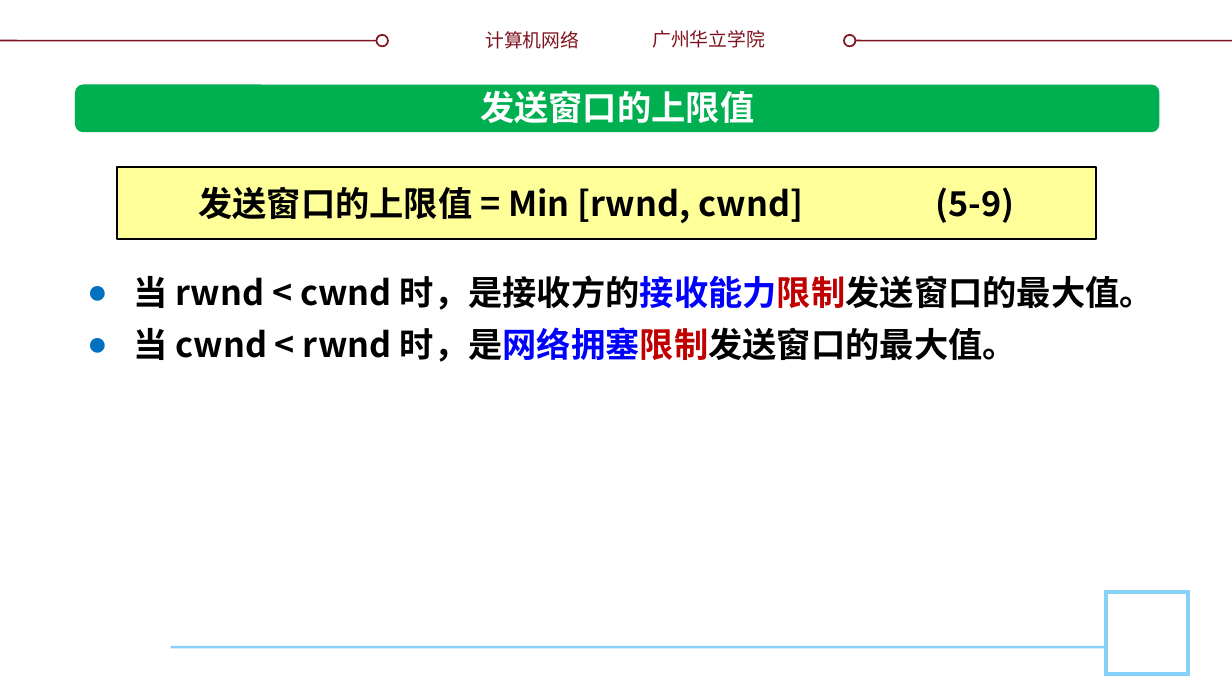
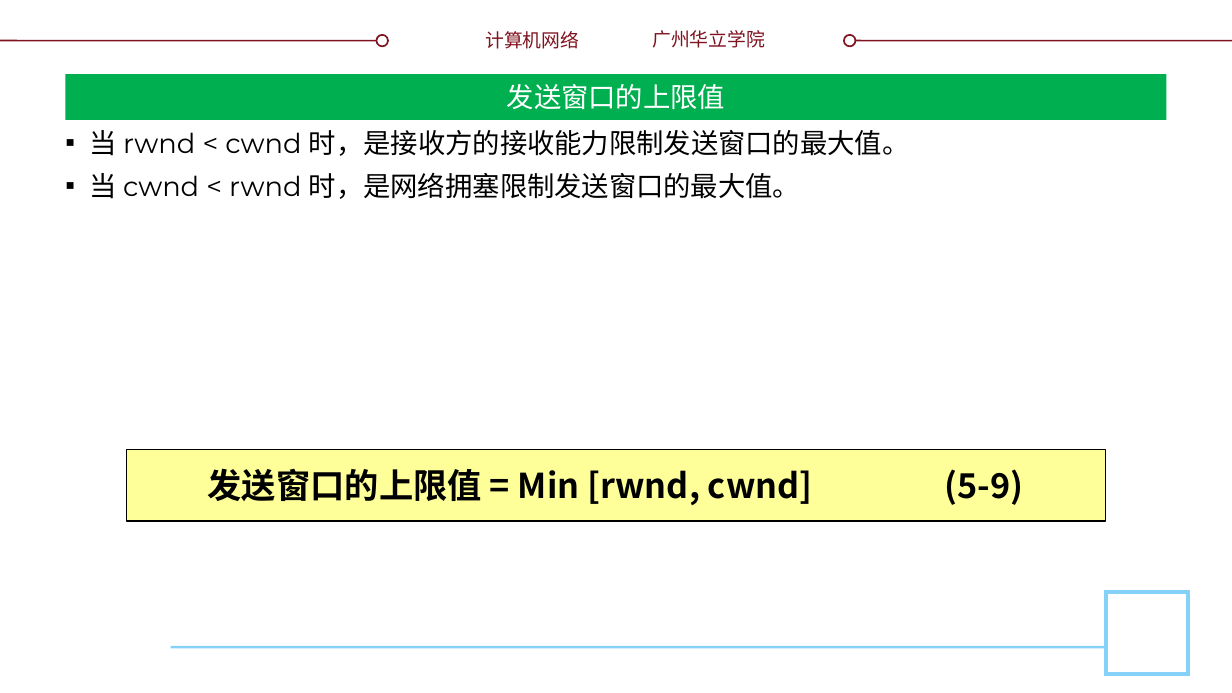
Before and after one commit to glplaman/glplaman.github.io, a slide deck: slide 175 of network/ppt/chap5.pptx. Drawn at 1232x693 pixels with LibreOffice and Linux fonts; fonts in the diff are those of the drawing; background and template pictures are left out. Boxes give left, top, right and bottom in pixels: in the first picture for what was removed or moved away, otherwise in the second. Text is boxed around its words. In the diff, an @@ line names an element or a change of style, - is before the commit and + after.

```diff
--- a/network/ppt/chap5.pptx
+++ b/network/ppt/chap5.pptx
@@ title "发送窗口的上限值": place and size @@
-title "发送窗口的上限值" at (480, 90, 754, 123)
+title "发送窗口的上限值" at (65, 74, 1167, 120)
@@ title "发送窗口的上限值" at (65, 74, 1167, 120): size 20 to 16 pt, font Noto Sans CJK SC to Montserrat, bold off; vertical alignment top to middle; fill none to #00B050 @@
@@ rounded rectangle removed at (75, 85, 1159, 133) @@
@@ text "当 rwnd < cwnd 时，是接收方的接收能力限制发送窗口的最大值。": place and size @@
-text "当 rwnd < cwnd 时，是接收方的接收能力限制发送窗口的最大值。" at (133, 275, 1154, 362)
+text "当 rwnd < cwnd 时，是接收方的接收能力限制发送窗口的最大值。" at (90, 130, 910, 199)
@@ text "当 rwnd < cwnd 时，是接收方的接收能力限制发送窗口的最大值。" at (90, 130, 910, 199): size 20 to 16 pt, font Noto Sans CJK SC to Montserrat, bold off; text colour #0000FF to #000000, text colour #C00000 to #000000 in "时，是接收方的接收能力限制发送窗口的最大值。", "时，是网络拥塞限制发送窗口的最大值。"; alignment left to justified; bullet ● to ▪; line spacing 30pt to 1; more space between paragraphs @@
@@ rectangle "发送窗口的上限值 = Min [rwnd, cwnd] ...": place and size @@
-rectangle "发送窗口的上限值 = Min [rwnd, cwnd] ..." at (117, 168, 1096, 239)
+rectangle "发送窗口的上限值 = Min [rwnd, cwnd] ..." at (127, 450, 1106, 521)
```
Also in this commit, not shown: 71 other slides changed, 3 slides added, 15 other files.
